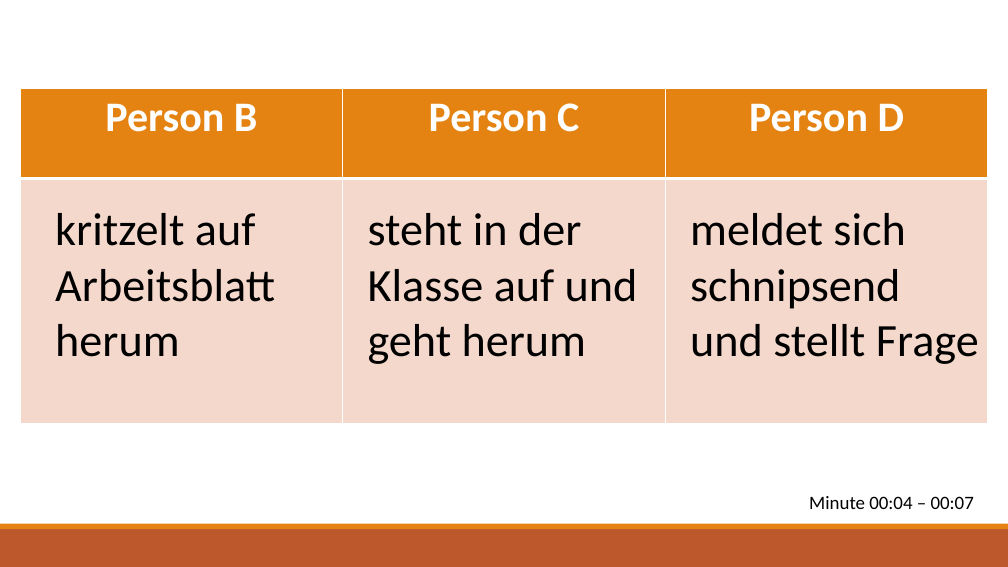
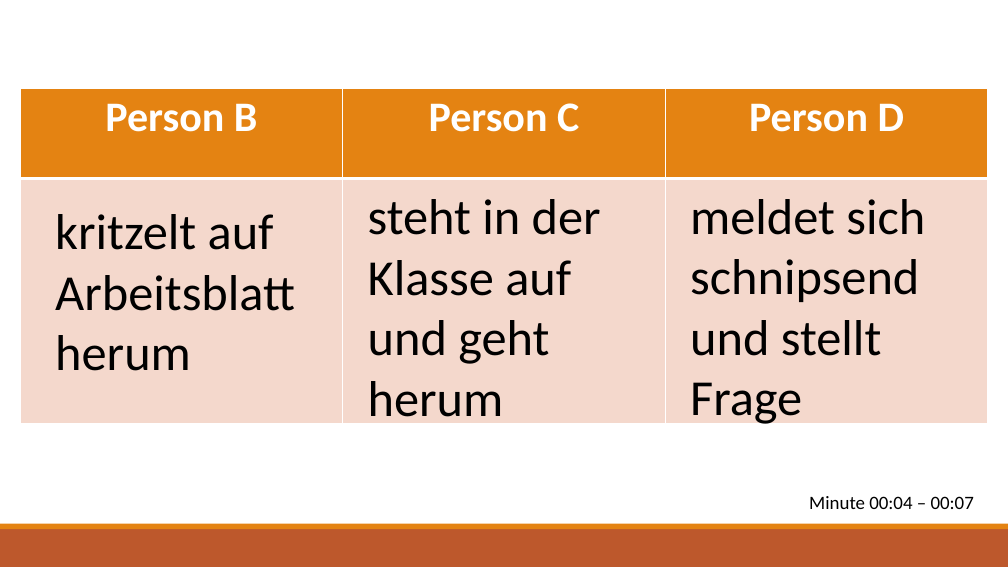
Before and after one commit to ginaamri/Mandy-PhD, a slide deck: slide 6 of studies/labor study_A/script_labpilotpersonA.pptx. Drawn at 1008x567 pixels with LibreOffice and Linux fonts; fonts in the diff are those of the drawing. Boxes give left, top, right and bottom in pixels: in the first picture for what was removed or moved away, otherwise in the second. Text is boxed around its words. In the diff, an @@ line names an element or a change of style, - is before the commit and + after.

Commit message:
update fragebogen

```diff
--- a/studies/labor study_A/script_labpilotpersonA.pptx
+++ b/studies/labor study_A/script_labpilotpersonA.pptx
@@ size 44 to 48 pt in 3 elements at bbox=[55, 214, 295, 371], bbox=[690, 199, 925, 427], bbox=[368, 199, 601, 427] @@
@@ text "steht in der Klasse auf ...": place and size @@
-text "steht in der Klasse auf ..." at bbox=[368, 213, 638, 364]
+text "steht in der Klasse auf ..." at bbox=[368, 199, 601, 427]
@@ text "meldet sich schnipsend und stellt ...": place and size @@
-text "meldet sich schnipsend und stellt ..." at bbox=[690, 213, 979, 364]
+text "meldet sich schnipsend und stellt ..." at bbox=[690, 199, 925, 427]
```
Also in this commit, not shown: 2 other slides changed, 26 other files.
